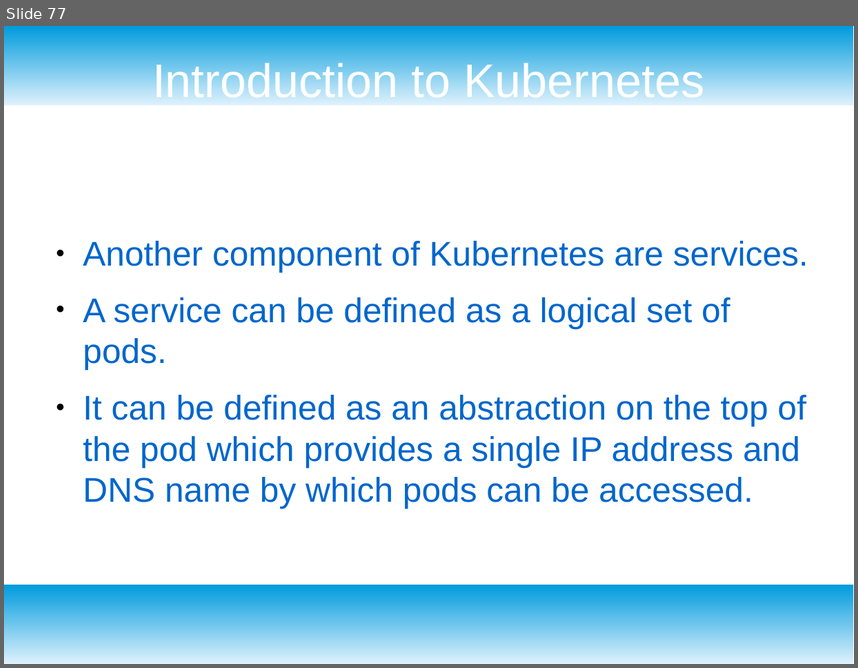
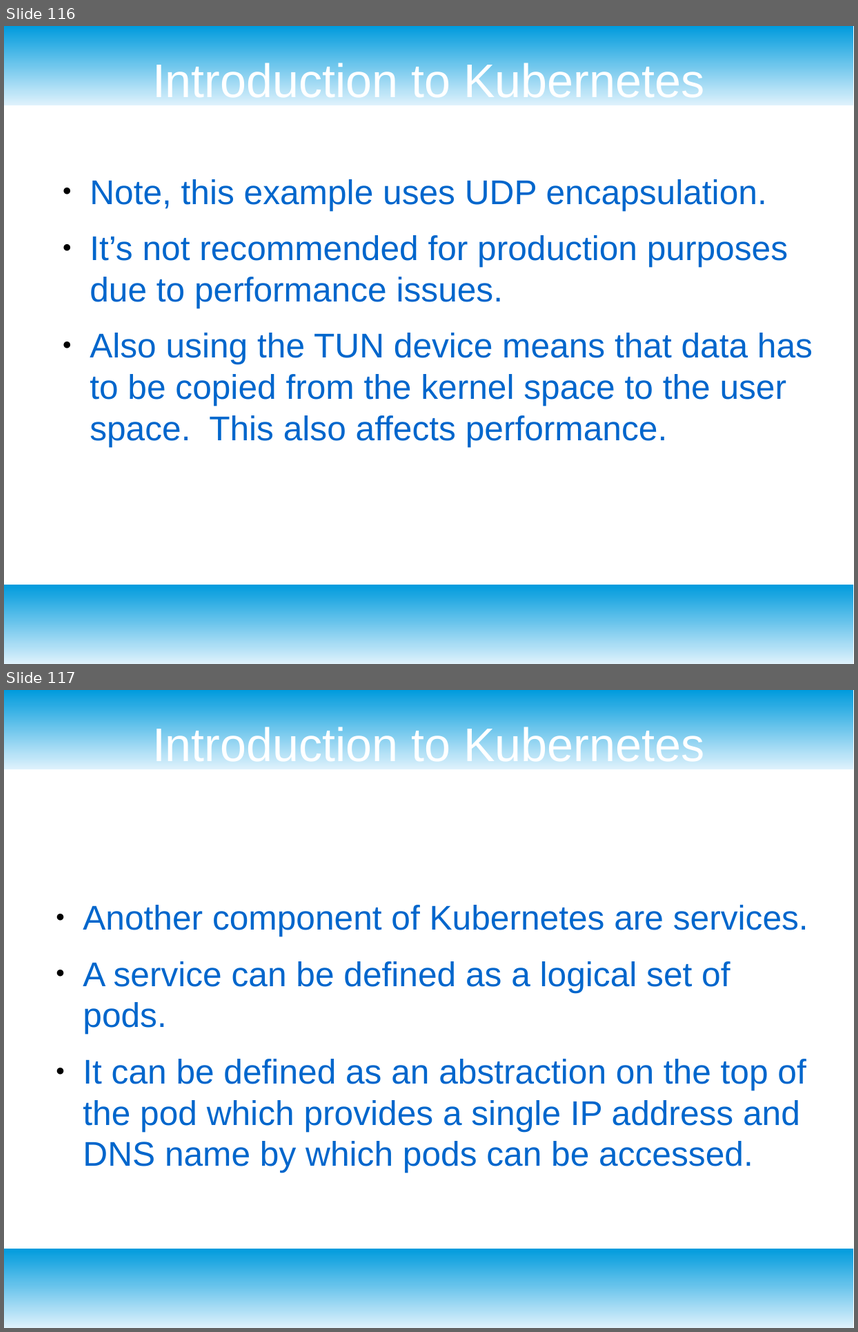
Before and after one commit to redmage123/kubernetes-course, a slide deck: docs/Kubernetes slides.odp. Shown one above the other, each under a label of ours: slide 77 before the commit, slides 116 and 117 after it. The pictures are 858x668 and 858x1332 pixels, drawn with LibreOffice and Linux fonts; fonts in the diff are those of the drawing. Boxes give left, top, right and bottom in pixels: in the first picture for what was removed or moved away, otherwise in the second. Text is boxed around its words. In the diff, an @@ line names an element or a change of style, - is before the commit and + after.

```diff
--- a/docs/Kubernetes slides.odp
+++ b/docs/Kubernetes slides.odp
@@ slide 116 added at box(4, 26, 854, 664), background #FFFFFF; not listed: 2 template elements that a slide beside it also shows @@
@@ title added at box(152, 59, 704, 105), 44 pt, text #FFFFFF @@
+Introduction to Kubernetes
@@ text added at box(90, 179, 813, 446), 32 pt, text #0066CC @@
+● Note, this example uses UDP encapsulation.
+● It’s not recommended for production purposes due to performance issues.
+● Also using the TUN device means that data has to be copied from the kernel space to the user space. This also affects performance.
@@ what was slide 77 is now slide 117 @@
```
Also in this commit, not shown: 15 slides changed, 84 other slides added, 9 other files.
